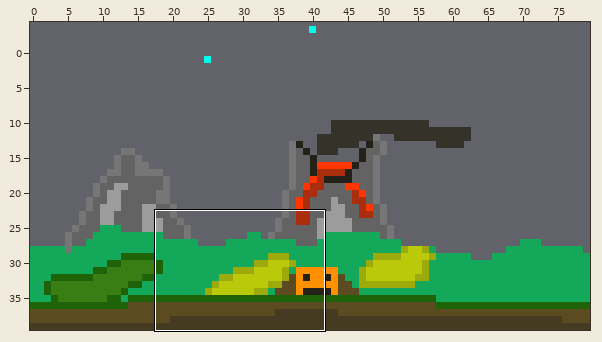
One commit to this Tiled map: assets/maps/level1.tmx. The first picture is a wide view before the edit; the outline marks the close-up.
Close-up. Before:
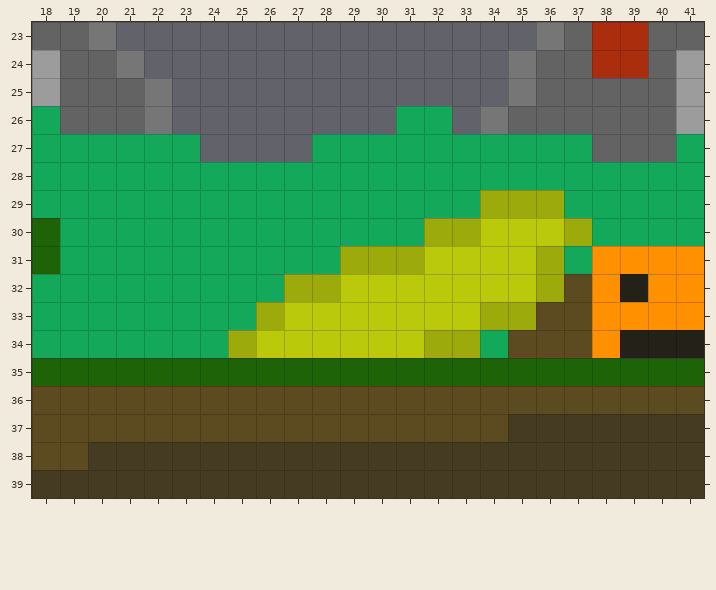
Cells are 32x32 px. Shown: x 18..41, y 23..39. The commit also changed other parts of the map, which this record leaves out. The old version is drawn lined up with the new one.
New version:
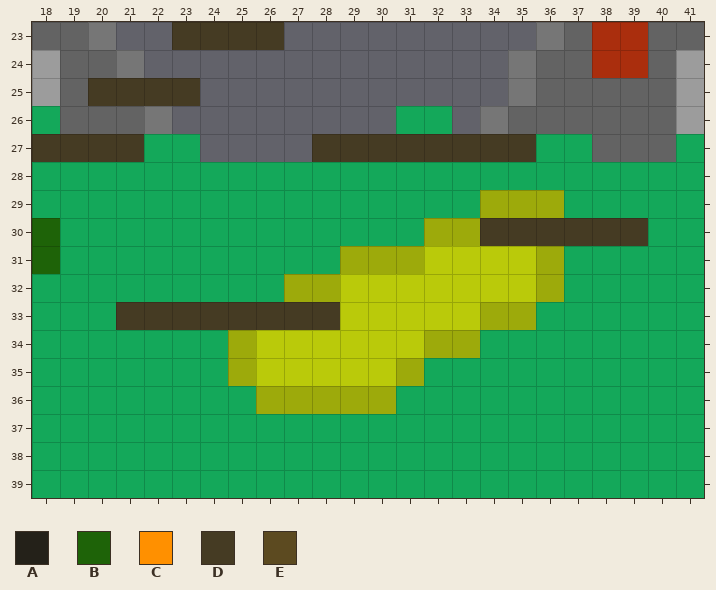
Key: from "timetrip": A 0, B 1, C 4, D 8, E 13.
_ is an empty cell.
From old to new:
map size 80x30 -> 80x40 cells (old content now starts at 0,10; both pictures use the new coordinates)
Layer "blockedLayer":
y 23: x 23..26 ____ -> DDDD
y 25: x 20..23 ____ -> DDDD
y 27: x 18..21 ____ -> DDDD; x 28..35 ________ -> DDDDDDDD
y 30: x 34..39 ______ -> DDDDDD
y 31: x 38..41 CCCC -> ____
y 32: x 37..41 ECACC -> _____
y 33: x 21..28 ________ -> DDDDDDDD; x 36..41 EECCCC -> ______
y 34: x 35..41 EEECAAA -> _______
y 35: x 18..41 BBBBBBBBBBBBBBBBBBBBBBBB -> ________________________
y 36: x 18..41 EEEEEEEEEEEEEEEEEEEEEEEE -> ________________________
y 37: x 18..41 EEEEEEEEEEEEEEEEEDDDDDDD -> ________________________
y 38: x 18..41 EEDDDDDDDDDDDDDDDDDDDDDD -> ________________________
y 39: x 18..41 DDDDDDDDDDDDDDDDDDDDDDDD -> ________________________
Where, in picture pixels (left, top, right, bottom), the same in both close-ups:
added: (172, 22, 284, 50)
added: (88, 78, 200, 106)
added: (32, 134, 144, 162)
added: (312, 134, 536, 162)
changed: (32, 218, 704, 498)
